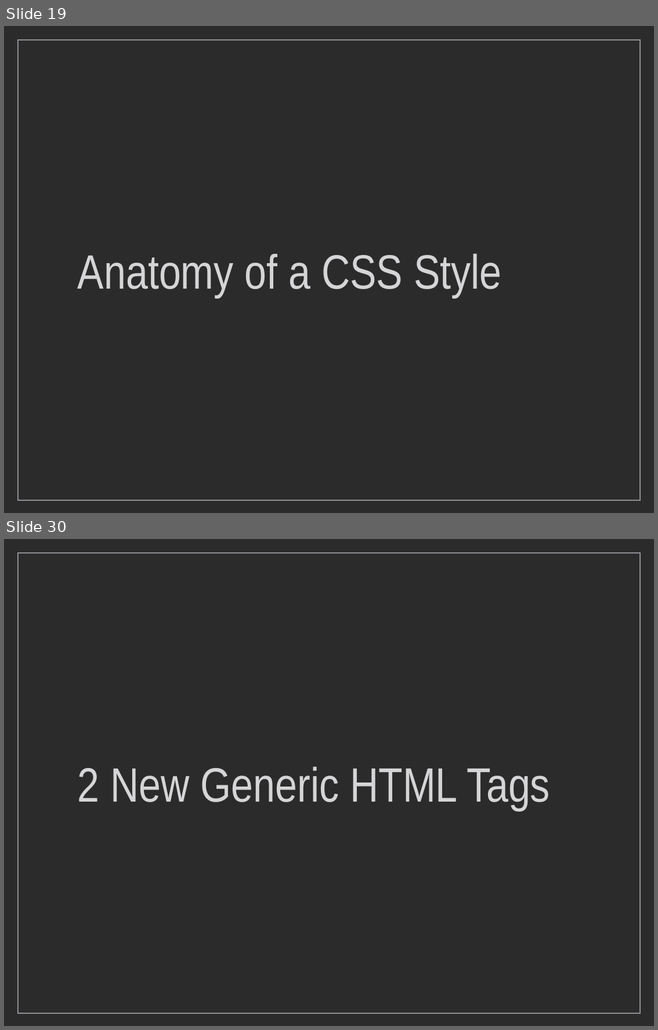
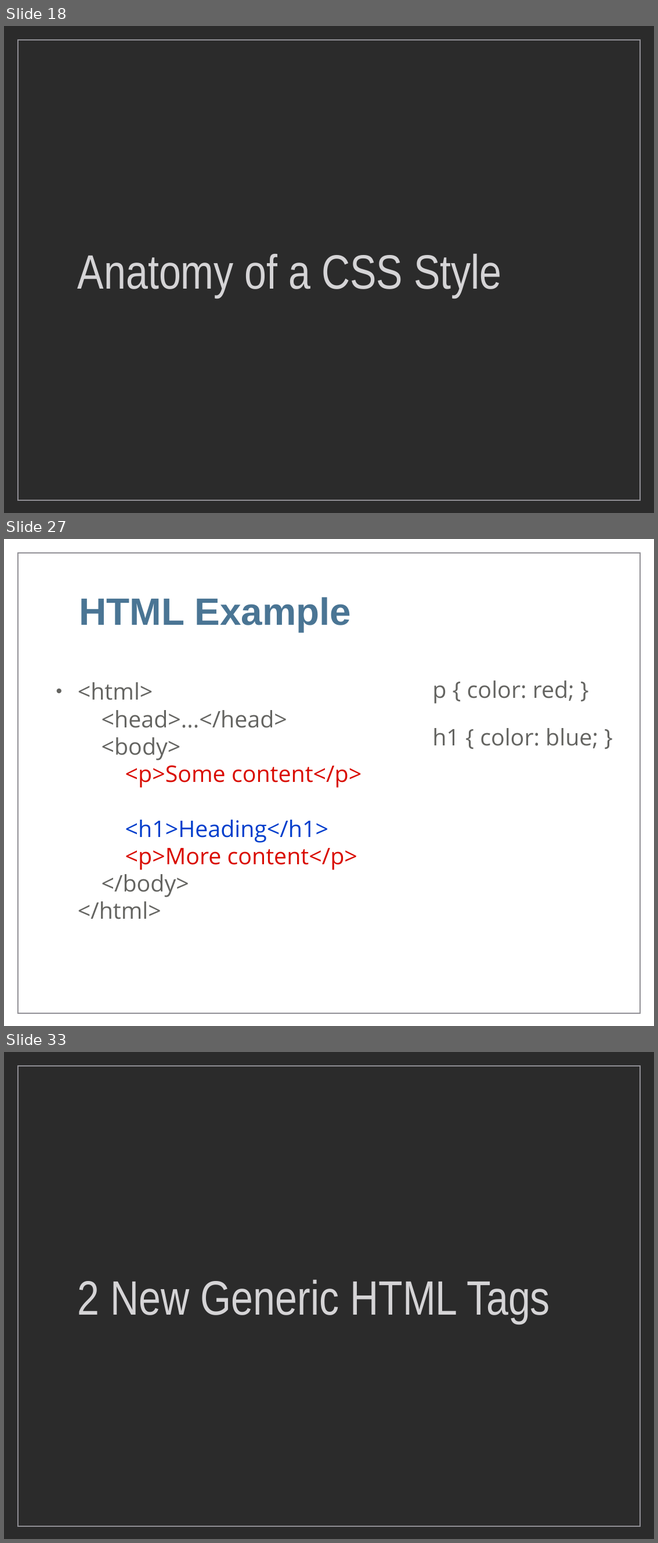
Before and after one commit to markdodgson/markdodgson-mohawk, a slide deck: images/keynotes/Week4_Keynote.ppt. Shown one above the other, each under a label of ours: slides 19 and 30 before the commit, slides 18, 27 and 33 after it; the slides between them are not shown. The pictures are 658x1030 and 658x1543 pixels, drawn with LibreOffice and Linux fonts; fonts in the diff are those of the drawing; background and template pictures are left out; a plain dark background stands for a picture behind light text. Boxes give left, top, right and bottom in pixels: in the first picture for what was removed or moved away, otherwise in the second. Text is boxed around its words. In the diff, an @@ line names an element or a change of style, - is before the commit and + after.

```diff
--- a/images/keynotes/Week4_Keynote.ppt
+++ b/images/keynotes/Week4_Keynote.ppt
@@ slide 27 added at [4, 539, 654, 1026], background picture (left out); not listed: 1 template element that a slide beside it also shows @@
@@ title added at [79, 597, 351, 632], 60 pt, text #4A7594, bold @@
+HTML Example
@@ text added at [78, 682, 361, 919], 36 pt, text #646461 @@
+• <html>
+  <head>...</head>
+  <body>
+  <p>Some content</p>
+  <h1>Heading</h1>
+  <p>More content</p>
+  </body>
+  </html>
@@ text added at [432, 681, 598, 748], 36 pt, text #646461 @@
+p { color: red; }
+h1 { color: blue; }
@@ what was slide 19 is now slide 18 @@
@@ what was slide 30 is now slide 33 @@
```
Also in this commit, not shown: 20 slides changed, 6 other slides added, 3 slides removed, 42 other files.
